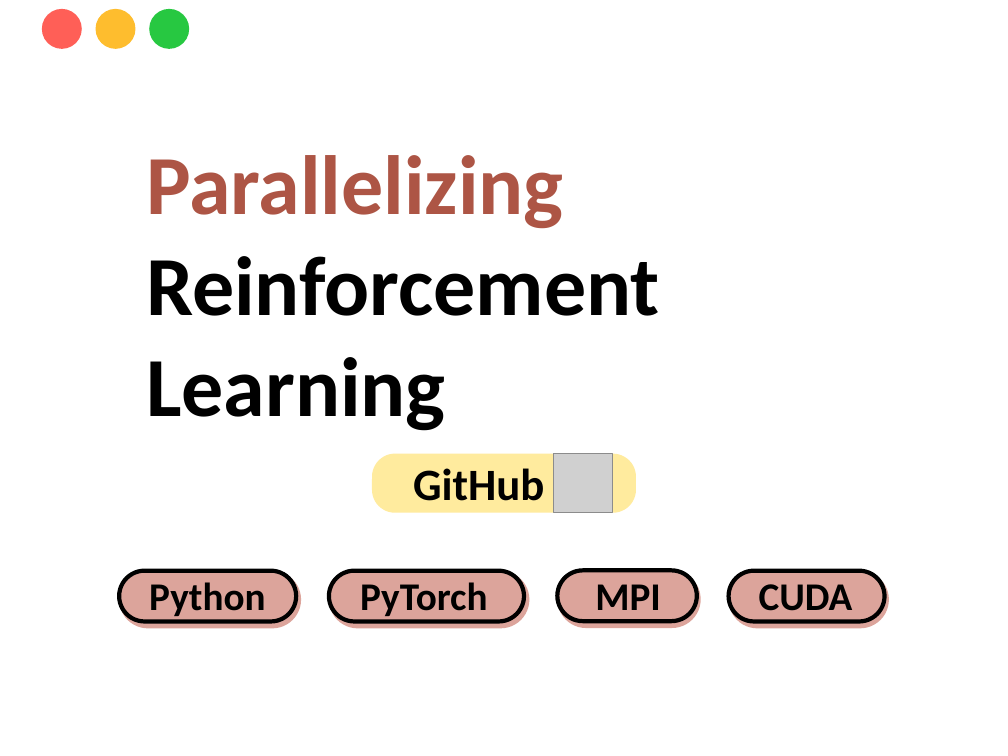
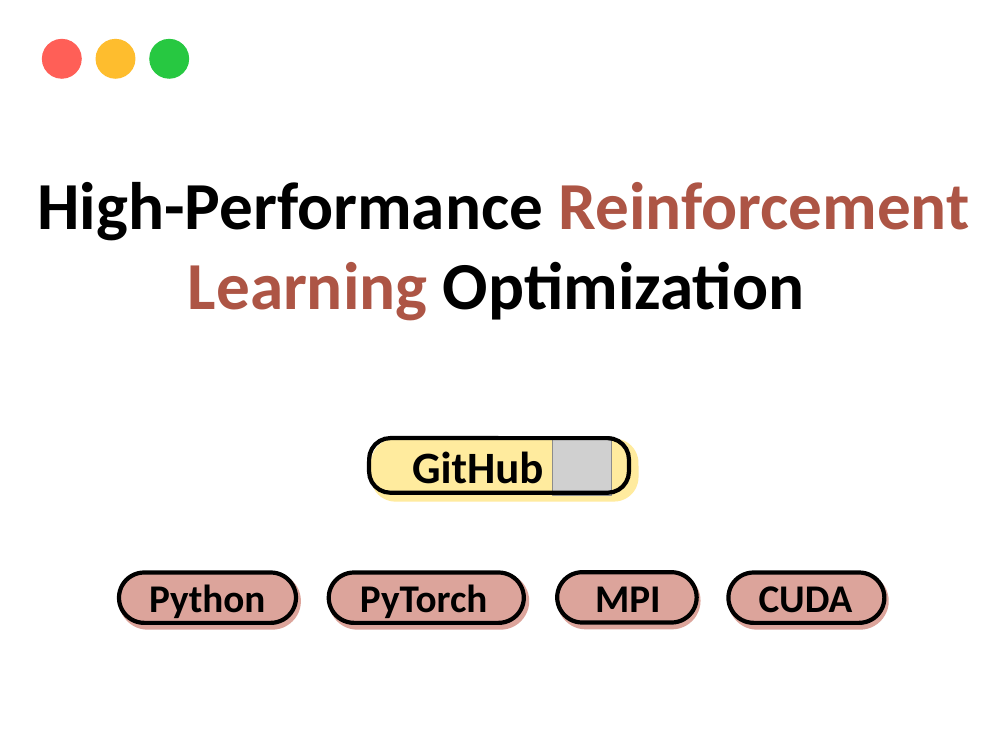
Before and after one commit to yinhsuan/portfolio, a slide deck: slide 3 of project image.pptx (slide 2 before the commit). Drawn at 1008x756 pixels with LibreOffice and Linux fonts; fonts in the diff are those of the drawing; grey boxes stand for pictures; background and template pictures are left out. Boxes give left, top, right and bottom in pixels: in the first picture for what was removed or moved away, otherwise in the second. Text is boxed around its words. In the diff, an @@ line names an element or a change of style, - is before the commit and + after.

```diff
--- a/project image.pptx
+++ b/project image.pptx
@@ 3 ellipses: place and size @@
-3 ellipses at [41,9,190,49]
+3 ellipses at [41,39,190,80]
@@ text at [38,182,970,321]: text changed; size 60 to 48 pt @@
-Parallelizing Reinforcement Learning
+High-Performance Reinforcement Learning Optimization
@@ rounded rectangle added at [369,438,629,493], outline #000000 3 pt @@
@@ rounded rectangle: place and size @@
-rounded rectangle at [372,454,636,513]
+rounded rectangle at [371,438,638,502]
@@ text "GitHub" rewrapped from [413,468,544,501] to [412,451,543,495] @@
@@ picture: place and size @@
-picture at [553,454,613,513]
+picture at [552,436,612,496]
```
Also in this commit, not shown: 3 other slides changed, 2 slides added, 2 slides removed, 13 other files.
